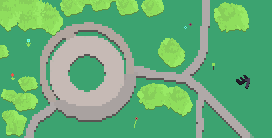
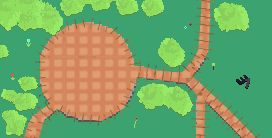
Revision of a layered 272 x 138 image; what changed, layer by layer:
added layer "Shape 1" above "Layer 3" over [left=18, top=0, right=260, bottom=138]
painted on "Layer 3" over [left=24, top=128, right=28, bottom=138]
